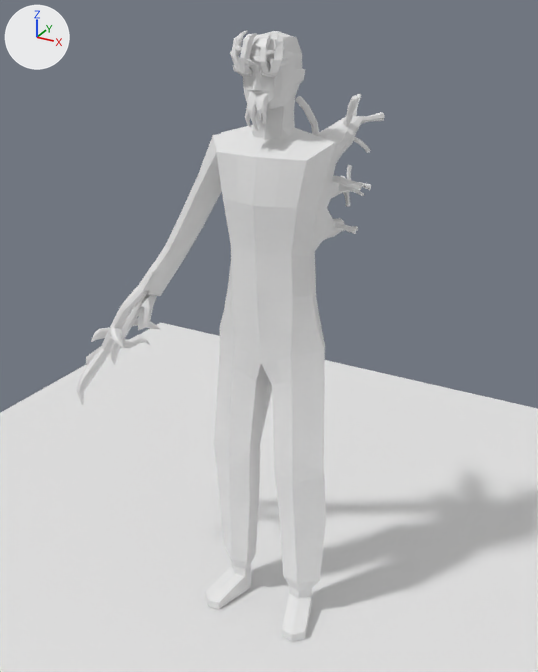
A saved change to the Blender file salemstalker/Assets/3D/charatermodel/underbrush.blend.
Before and after are seen from a 50 mm camera at (0.991, -1.823, 1.918) aimed at (-0.044, 0.059, 0.977). Every picture has the same lights, and +X, +Y and +Z are marked at upper left. Materials are left out; every surface is plain grey.
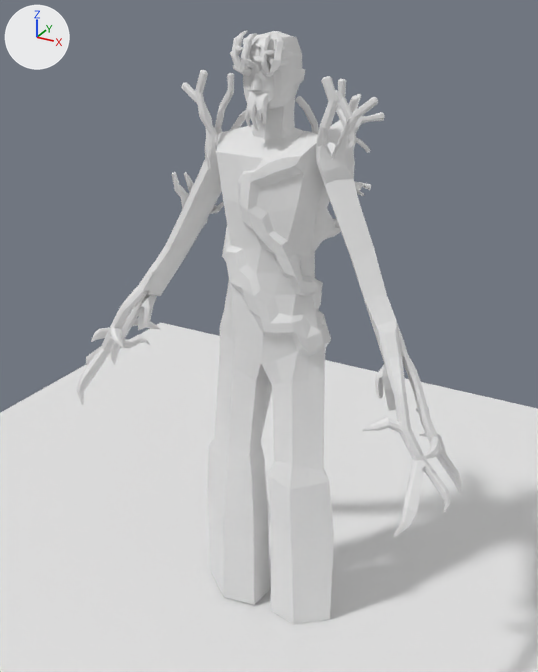
Patch to the scene script:
```diff
--- a/salemstalker/Assets/3D/charatermodel/underbrush.blend.py
+++ b/salemstalker/Assets/3D/charatermodel/underbrush.blend.py
@@ me_cube_005 @@
 # used by ob_cube_001; location = (-0.001, 0.047, 1.583); rotation_euler = (0.39, -0.363, 2.284), in degrees (22, -21, 131)
-me_cube_005.from_pydata(...)  # 442 vertices, 395 faces; spans x -0.108..0.116, y 0.031..0.262, z -1.077..-0.049
+me_cube_005.from_pydata(...)  # 1342 vertices, 1229 faces; spans x -0.904..0.207, y -0.59..0.262, z -1.077..0.272
+# me_cube_005 part 1: a new loose piece of 636 vertices spanning x -0.904..0.012, y -0.59..0.041, z -0.514..0.272
+# me_cube_005 part 2
+# 3 vertices are removed from x 0.026..0.111, y 0.07..0.144, z -0.104..-0.102
+# 17 faces are deleted
+# 262 vertices are added at x 0.024..0.207, y 0.04..0.259, z -0.426..0.072
+# 5 new vertices lie (0.007, -0.007, 0.0) away from vertices in x 0.104..0.197, y 0.143..0.256, z -0.104..-0.019
+# 259 new faces join them
@@ me_cube_001 @@
 # used by ob_cube_004; location = (-0.001, 0.047, 1.387)
-me_cube_001.from_pydata(...)  # 1972 vertices, 1804 faces; spans x -0.23..0.21, y -0.21..0.36, z -1.38..0.31
+me_cube_001.from_pydata(...)  # 2037 vertices, 1866 faces; spans x -0.25..0.23, y -0.18..0.36, z -1.38..0.31
+# me_cube_001 part 3: 39 vertices moved from x -0.21..0.21, y -0.14..0.02, z -0.98..0.05 to x -0.25..0.23, y -0.15..0.02, z -1.03..0.04; 114 vertices removed from x -0.2..0.2, y -0.21..0.02, z -1.38..0.17; 179 vertices added at x -0.25..0.23, y -0.18..0.04, z -1.38..0.23
```

What differs and where, as boxes (x1, y1, x2, y2) in the pictures (538 x 672 px; the box of a moved part takes in the faces that stretch with it):
'Cube.004', reshaped
    before: (205, 94, 385, 642)
    after: (207, 94, 385, 624)
'Cube.001', reshaped
    before: (76, 134, 222, 405)
    after: (76, 70, 462, 537)
part 1 of me_cube_005, added
    after: (316, 76, 462, 537)
part 2 of me_cube_005, built on
    before: (181, 134, 222, 227)
    after: (172, 70, 246, 227)
part 3 of me_cube_001, moved or reshaped
    before: (207, 132, 335, 642)
    after: (207, 127, 335, 624)
